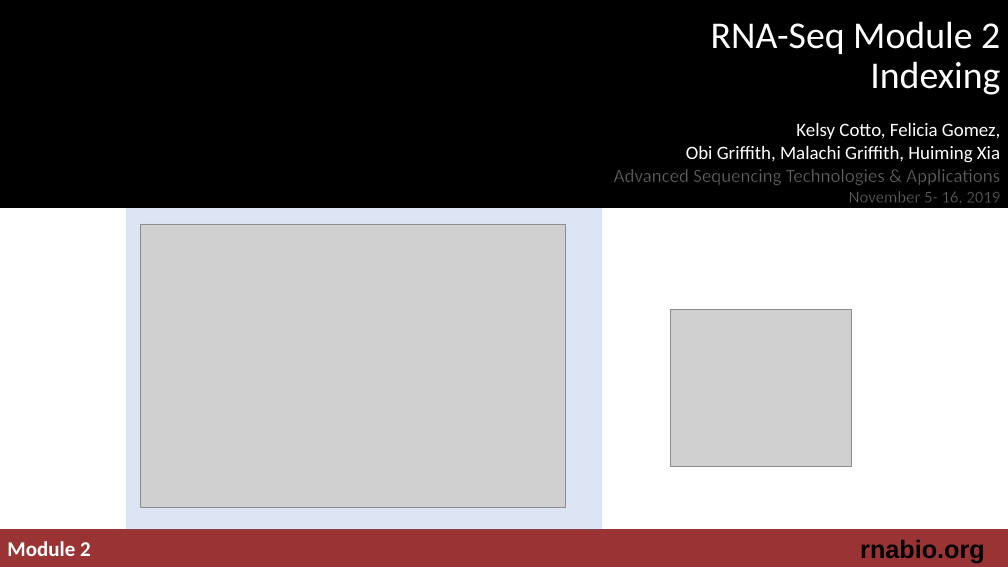
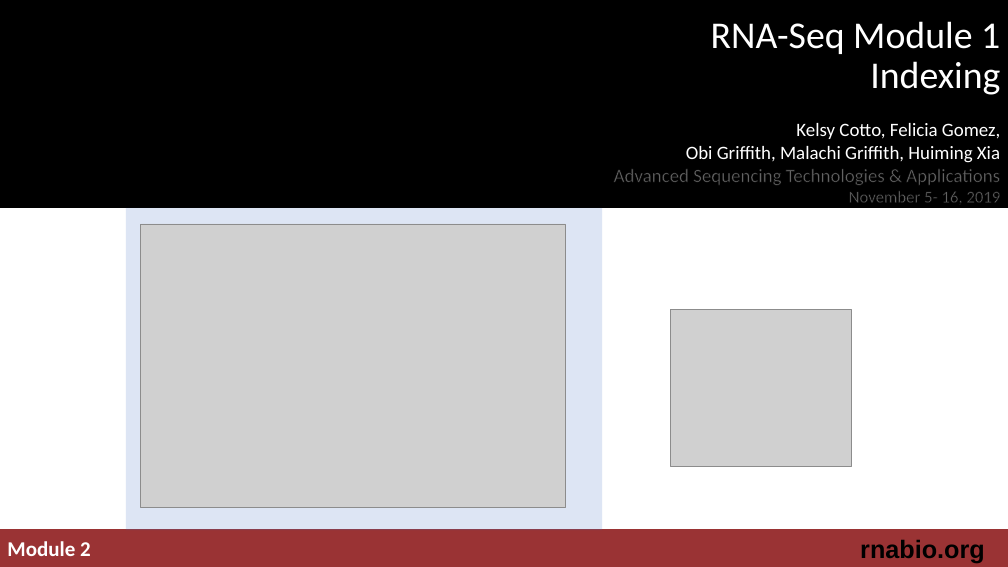
Before and after one commit to griffithlab/rnabio.org, a slide deck: slide 1 of assets/lectures/cshl/2019/mini/RNASeq_MiniLecture_01_02_Indexing.pptx. Drawn at 1008x567 pixels with LibreOffice and Linux fonts; fonts in the diff are those of the drawing; grey boxes stand for pictures; background and template pictures are left out. Boxes give left, top, right and bottom in pixels: in the first picture for what was removed or moved away, otherwise in the second. Text is boxed around its words. In the diff, an @@ line names an element or a change of style, - is before the commit and + after.

Commit message:
update lectures to have correct module

```diff
--- a/assets/lectures/cshl/2019/mini/RNASeq_MiniLecture_01_02_Indexing.pptx
+++ b/assets/lectures/cshl/2019/mini/RNASeq_MiniLecture_01_02_Indexing.pptx
@@ text at <box>711,21,1000,95</box>: text changed @@
-RNA-Seq Module 2
-Indexing
+RNA-Seq Module 1
+Indexing
```
Also in this commit, not shown: 17 other files.
